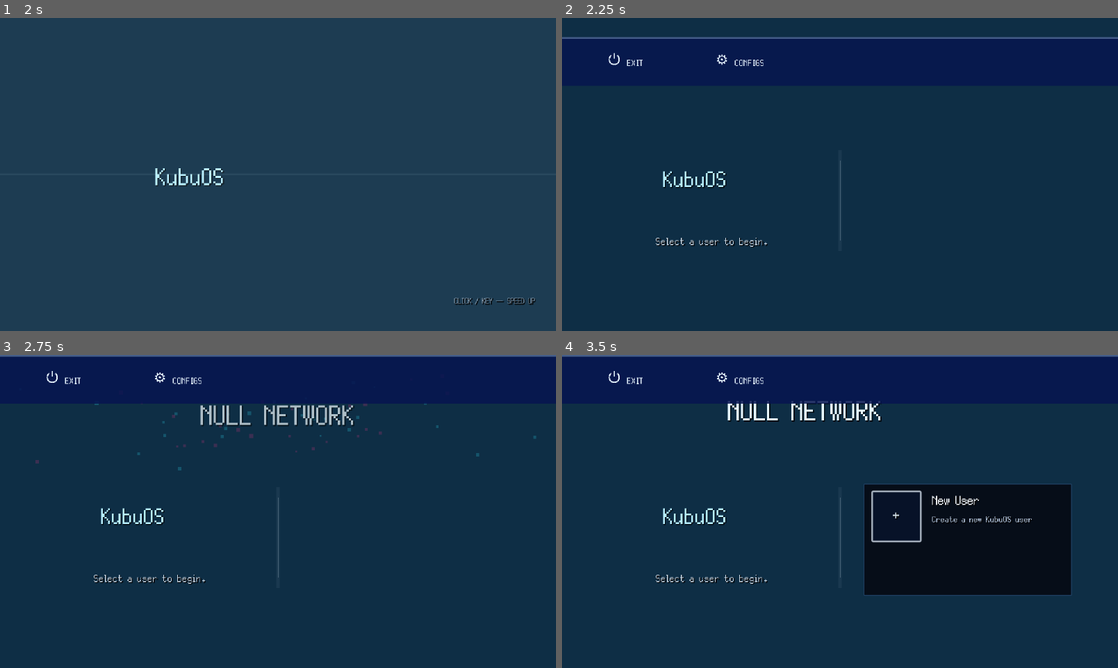
Above: before the commit, frames 1-4 (two rows, left to right).
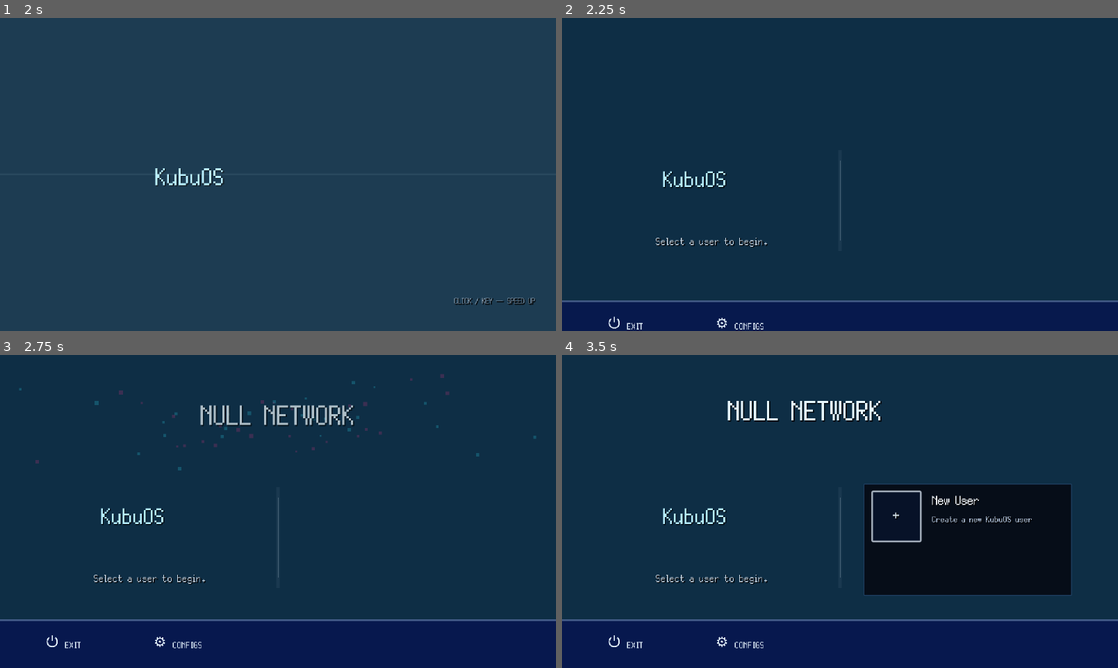
Above: after the commit, the same moments.

Repository: GYU-GAZE/NULL-NETWORK
Game: Godot game, scene res://core/bootstrap/bootstrap.tscn
The game is run twice, just before and just after one commit, with the same random seed, the same clock (stepped at 60 frames per second) and the same inputs. The engine's default icon, where the game draws it, is replaced by a stand-in: a white triangle on a blue panel in a dark square.
Inputs (mouse positions are in pixels of both pictures, inside the frame that each line leads up to):
- Up to frame 1 (2 s): tap Enter at 0.5 s; move the mouse to (400, 158) at 0.52 s; hold D (local_area_move_right) 0.53-1.25 s; tap E (local_area_interact) at 0.6 s; click (400, 158) at 0.67 s; drag from (166, 190) to (250, 237) at 1.27 s
- Up to frame 2 (2.25 s): move the mouse to (895, 105) at 2.02 s; hold D (local_area_move_right) from 2.03 s (still down); tap E (local_area_interact) at 2.1 s
- Up to frame 3 (2.75 s): keep holding D (local_area_move_right)
- Up to frame 4 (3.5 s): release D (local_area_move_right) at 2.75 s; drag from (812, 574) to (673, 464) at 2.77 s

Frame 1 is identical in both runs. In frame 2, 1.6% of the frame differs, in the area x 0-100%, y 6-100%; in frame 3, 1.7%; in frame 4, 1.8%, in the area x 0-100%, y 0-94%.

Commit message:
Fix startup bottom bar placement

Diff:
--- a/systems/startup/startup_menu.gd
+++ b/systems/startup/startup_menu.gd
@@ -14,7 +14,7 @@
 	"res://systems/startup/startup_user_entry.tscn"
 )
 const NEW_USER_ENTRY_ID: String = "__new_user__"
-const BOTTOM_BAR_HIDDEN_OFFSET: float = 58.0
+const BOTTOM_BAR_HEIGHT: float = 56.0
 const BOTTOM_BAR_REVEAL_SECONDS: float = 0.3
 
 @export var presentation_data: StartupPresentationData
@@ -92,6 +92,7 @@
 func reveal() -> void:
 	if presentation_data == null:
 		push_error("StartupMenu requires StartupPresentationData.")
+		_set_bottom_bar_resting()
 		show()
 		_input_enabled = true
 		set_process(true)
@@ -332,15 +333,34 @@
 	_reset_logo_glitch()
 
 
+func _set_bottom_bar_hidden() -> void:
+	# BottomBarRoot is anchored to the viewport bottom. Animate its anchor-relative
+	# offsets instead of position.y; assigning position.y = 0 would move an anchored
+	# Control to the top of the viewport after layout resolves.
+	bottom_bar_root.offset_top = 0.0
+	bottom_bar_root.offset_bottom = BOTTOM_BAR_HEIGHT
+
+
+func _set_bottom_bar_resting() -> void:
+	bottom_bar_root.offset_top = -BOTTOM_BAR_HEIGHT
+	bottom_bar_root.offset_bottom = 0.0
+
+
 func _reveal_bottom_bar() -> void:
-	bottom_bar_root.position.y = BOTTOM_BAR_HIDDEN_OFFSET
+	_set_bottom_bar_hidden()
 	bottom_bar_root.modulate.a = 0.82
 	var tween := create_tween()
 	tween.set_trans(Tween.TRANS_CUBIC)
 	tween.set_ease(Tween.EASE_OUT)
 	tween.tween_property(
 		bottom_bar_root,
-		"position:y",
+		"offset_top",
+		-BOTTOM_BAR_HEIGHT,
+		BOTTOM_BAR_REVEAL_SECONDS
+	)
+	tween.parallel().tween_property(
+		bottom_bar_root,
+		"offset_bottom",
 		0.0,
 		BOTTOM_BAR_REVEAL_SECONDS
 	)
@@ -497,7 +517,7 @@
 	mode_details.hide()
 	config_modal.hide()
 	show_error("")
-	bottom_bar_root.position.y = BOTTOM_BAR_HIDDEN_OFFSET
+	_set_bottom_bar_hidden()
 	bottom_bar_root.modulate.a = 1.0
 	_selected_entry_id = ""
 	_selected_mode = CampaignState.SaveMode.UNSET
